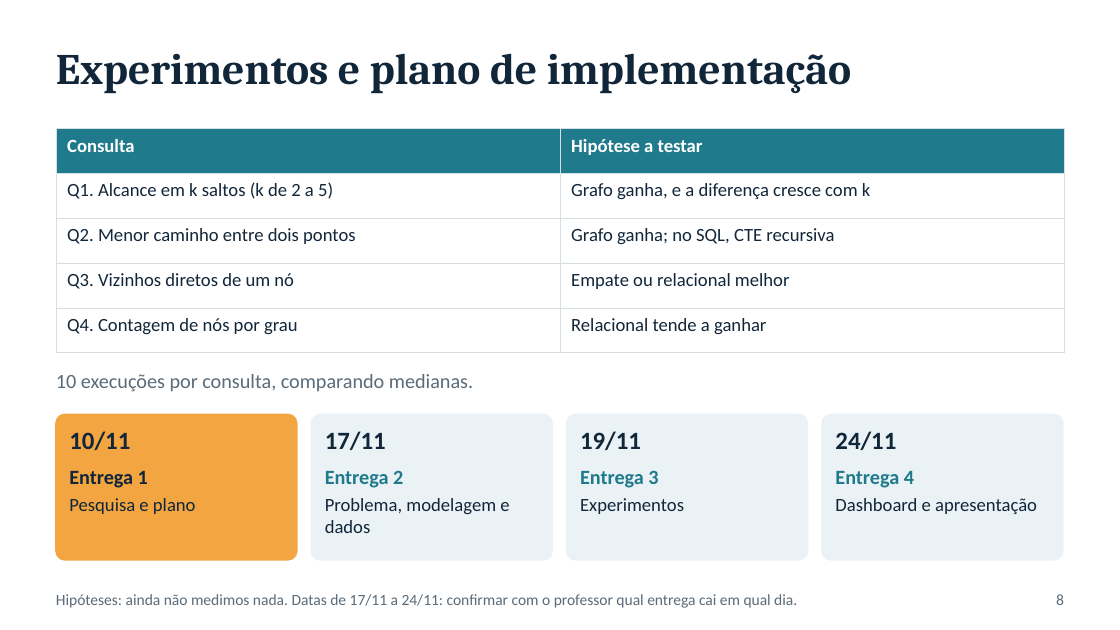
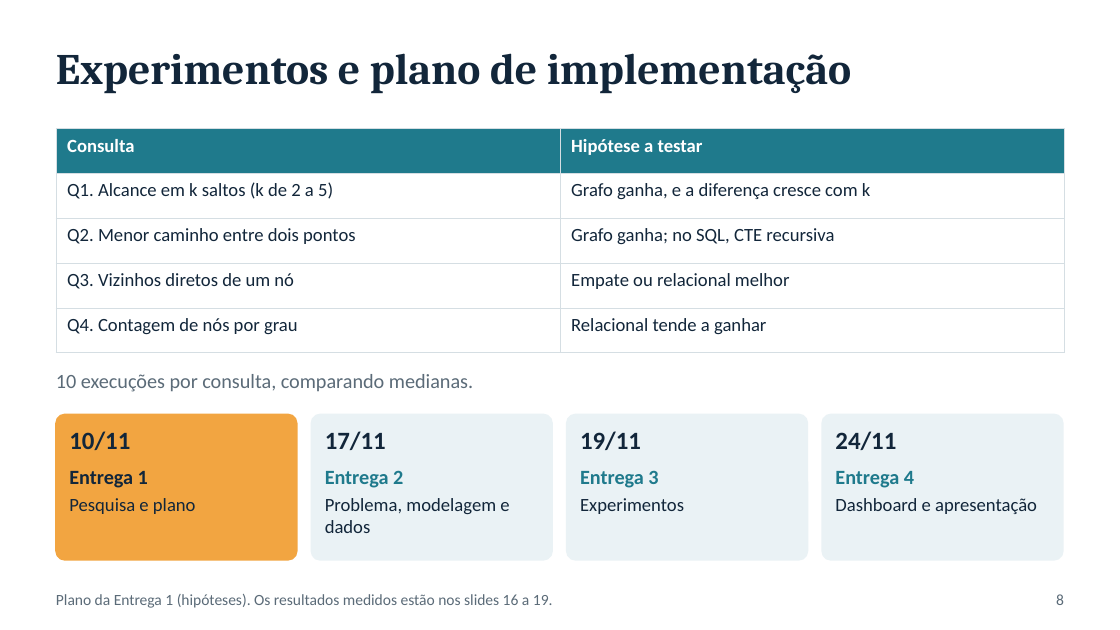
Before and after one commit to Sofyaolvs/projeto3-nosql-grafos, a slide deck: slide 8 of Entrega1-Projeto3-NoSQL-Grafos.pptx. Drawn at 1120x630 pixels with LibreOffice and Linux fonts; fonts in the diff are those of the drawing. Boxes give left, top, right and bottom in pixels: in the first picture for what was removed or moved away, otherwise in the second. Text is boxed around its words. In the diff, an @@ line names an element or a change of style, - is before the commit and + after.

Commit message:
docs: resultados dos experimentos, documento e slides das Entregas 3 e 4, README do app
Resultados brutos (medicoes.csv, resumo.json, ambiente.json) de 1.998 medicoes
em Sao Paulo, com 0 divergencias entre os metodos.
Documento Entrega3e4 gerado a partir dos resultados, 6 slides novos (16 a 21),
capturas do dashboard e README do app com como testar e como apresentar.

```diff
--- a/Entrega1-Projeto3-NoSQL-Grafos.pptx
+++ b/Entrega1-Projeto3-NoSQL-Grafos.pptx
@@ text at [56, 594, 553, 608]: text changed @@
-Hipóteses: ainda não medimos nada. Datas de 17/11 a 24/11: confirmar com o professor qual entrega cai em qual dia.
+Plano da Entrega 1 (hipóteses). Os resultados medidos estão nos slides 16 a 19.
```
Also in this commit, not shown: 1 other slide changed, 6 slides added, 12 other files.
